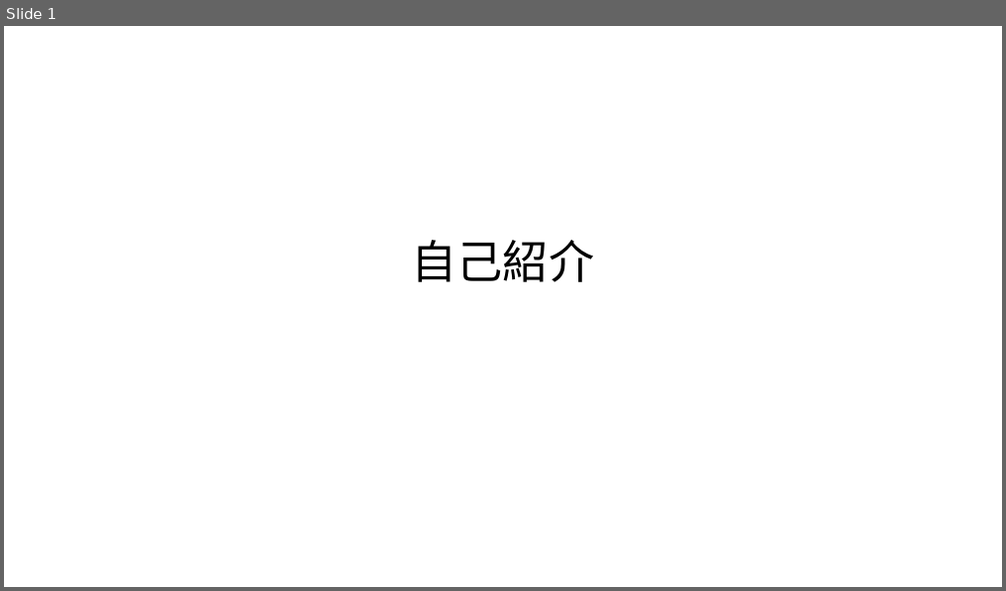
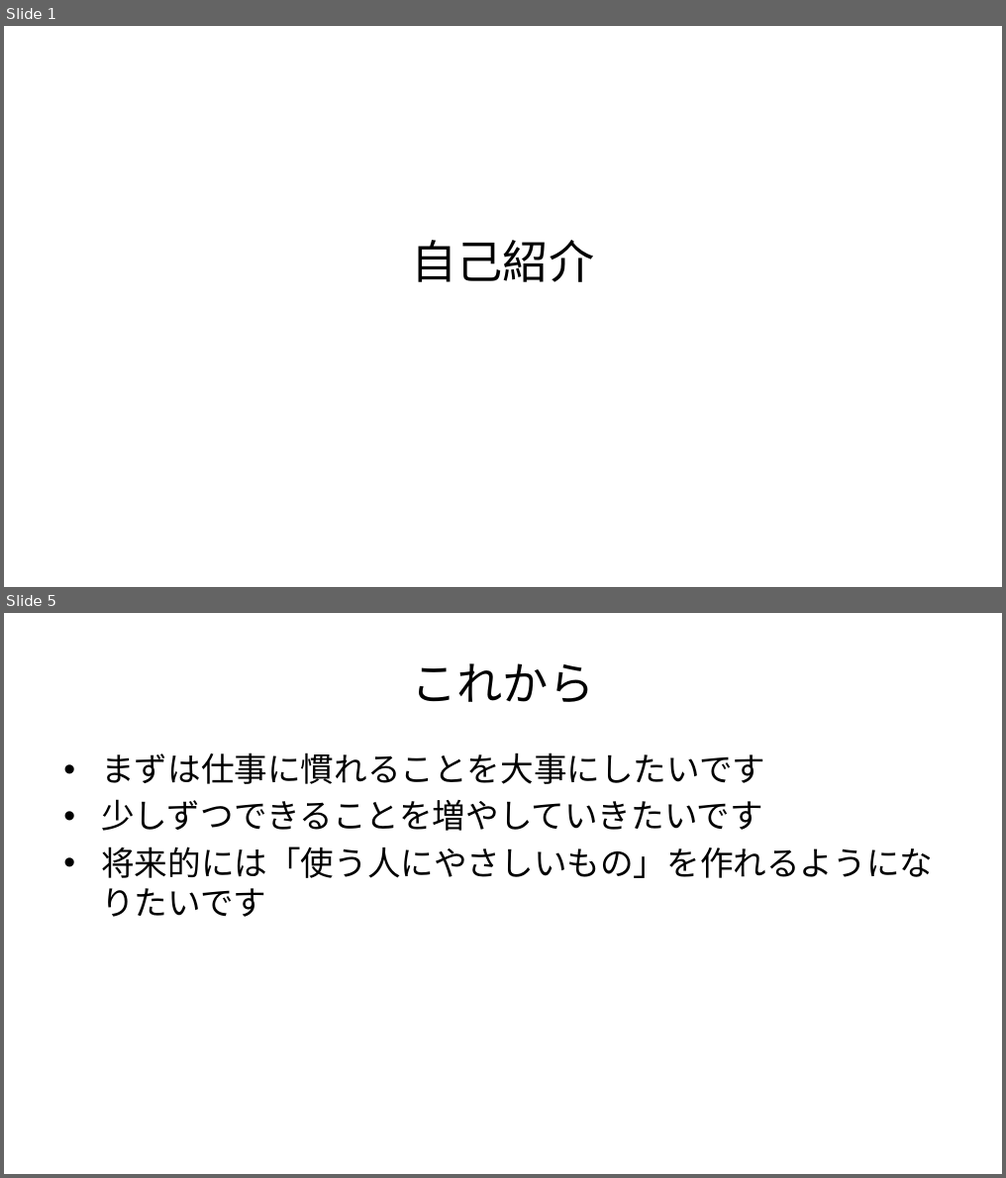
Before and after one commit to 427harinn/md-slide-tool, a slide deck: projects/selfintroduction/selfintroduction_pptx.pptx. Shown one above the other, each under a label of ours: slide 1 before the commit, slides 1 and 5 after it; the slides between them are not shown. The pictures are 1006x591 and 1006x1178 pixels, drawn with LibreOffice and Linux fonts; fonts in the diff are those of the drawing. Boxes give left, top, right and bottom in pixels: in the first picture for what was removed or moved away, otherwise in the second. Text is boxed around its words. In the diff, an @@ line names an element or a change of style, - is before the commit and + after.

```diff
--- a/projects/selfintroduction/selfintroduction_pptx.pptx
+++ b/projects/selfintroduction/selfintroduction_pptx.pptx
@@ slide 5 added at (4,613,1002,1174), background #FFFFFF @@
@@ title added at (412,663,595,702), 33 pt, text #000000 @@
+これから
@@ text added at (101,753,933,917), 24 pt, text #000000 @@
+• まずは仕事に慣れることを大事にしたいです
+• 少しずつできることを増やしていきたいです
+• 将来的には「使う人にやさしいもの」を作れるようになりたいです
```
Also in this commit, not shown: 1 slide changed, 3 other slides added, 1 slide removed, 4 other files.
